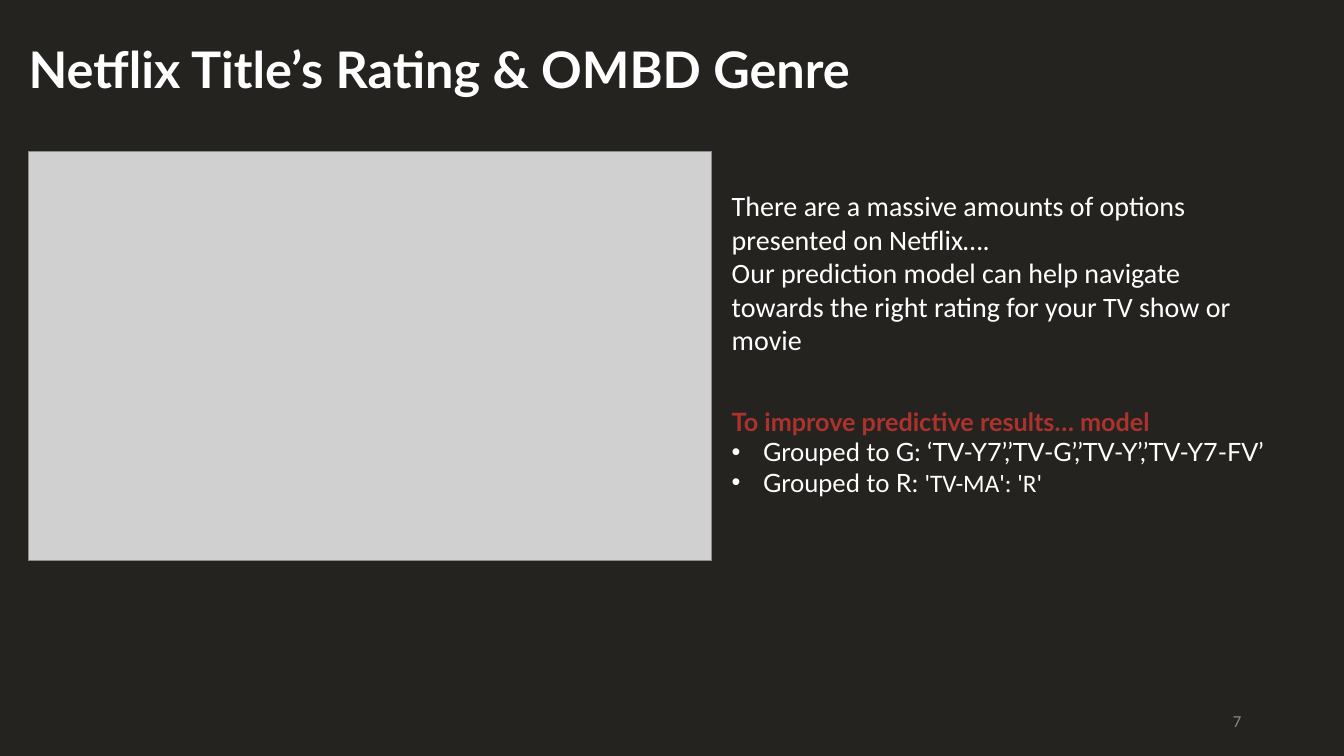
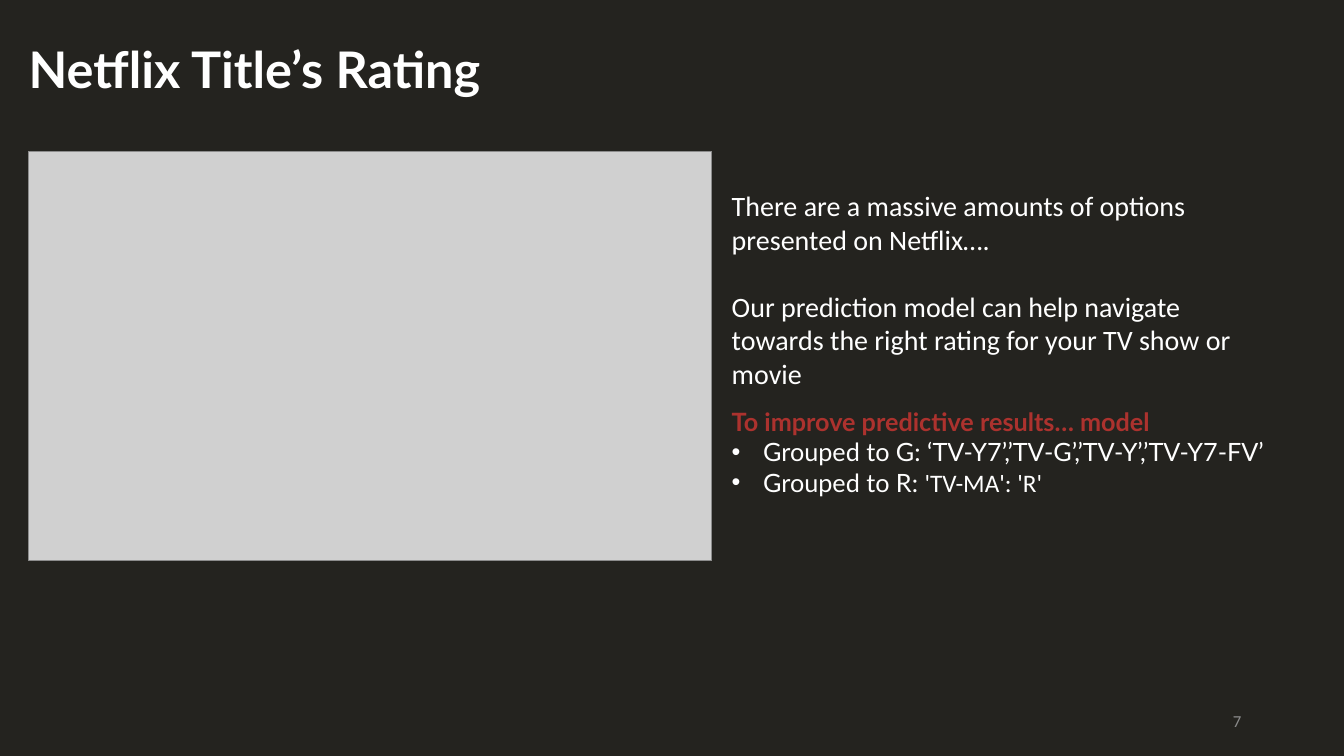
Before and after one commit to HaifaNajdawi/The_big_chill, a slide deck: slide 7 of Final_Report_Out_Presentation.pptx. Drawn at 1344x756 pixels with LibreOffice and Linux fonts; fonts in the diff are those of the drawing; grey boxes stand for pictures. Boxes give left, top, right and bottom in pixels: in the first picture for what was removed or moved away, otherwise in the second. Text is boxed around its words. In the diff, an @@ line names an element or a change of style, - is before the commit and + after.

```diff
--- a/Final_Report_Out_Presentation.pptx
+++ b/Final_Report_Out_Presentation.pptx
@@ text at <box>29,49,481,97</box>: text changed @@
-Netflix Title’s Rating & OMBD Genre
+Netflix Title’s Rating
@@ text "There are a massive amounts ..." rewrapped from <box>732,196,1231,350</box> to <box>732,196,1231,384</box> @@
```
Also in this commit, not shown: 10 other slides changed, 4 slides added, 1 slide removed.
